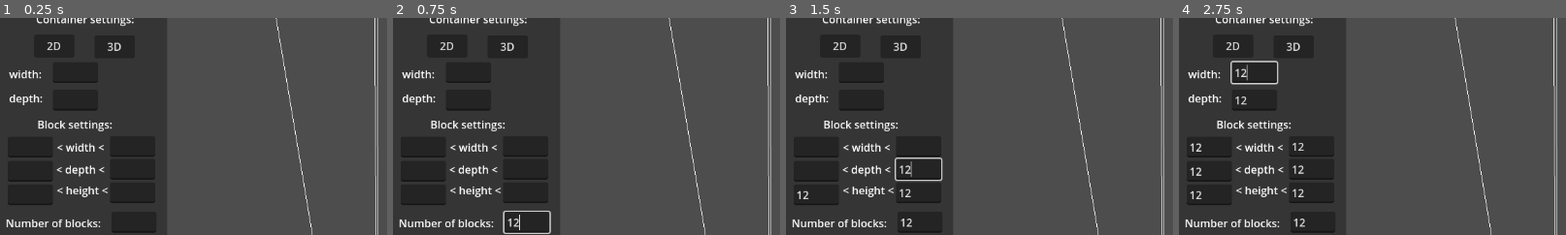
Above: before the commit, frames 1-4 (left to right).
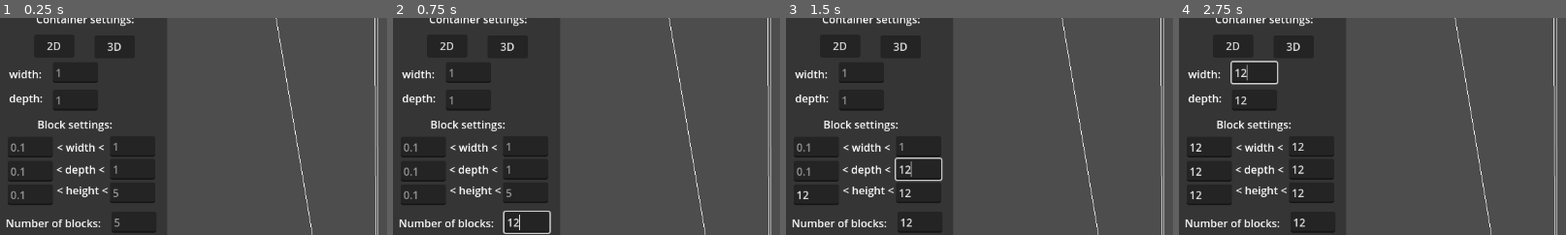
Above: after the commit, the same moments.

Repository: FilipAntonijevic/Optimal_block_packing
Game: Godot game, scene res://Scenes/Main.tscn
Same seed, same stepped clock (60 frames per second), same inputs: the game is played once before the commit and once after it.
Inputs (mouse positions are % of the whole screen's width and height, from its top left):
- Up to frame 1 (0.25 s): no input
- Up to frame 2 (0.75 s): click (17, 51) at 0.52 s; type "12" at 0.6 s
- Up to frame 3 (1.5 s): click (17, 44) at 0.75 s; type "12" at 0.83 s; click (4, 44) at 0.98 s; type "12" at 1.07 s; click (17, 38) at 1.27 s; type "12" at 1.35 s
- Up to frame 4 (2.75 s): click (4, 39) at 1.5 s; type "12" at 1.58 s; click (17, 33) at 1.73 s; type "12" at 1.82 s; click (4, 33) at 2.02 s; type "12" at 2.1 s; click (10, 22) at 2.25 s; type "12" at 2.33 s; click (10, 16) at 2.48 s; type "12" at 2.57 s
The pictures show only the part of the screen within x 0-50%, y 4-53%; the shares and areas given below are measured in that part.

The runs differ from the first frame. In frame 1, 0.4% of the frame differs, in the area x 2-32%, y 23-97%; in frame 2, 0.3%; in frame 3, 0.2%; in frame 4, nothing differs.

Commit message:
Added line edit input control into control panel.

Diff:
--- a/optimal_block_packing/Scenes/Control_panel.tscn
+++ b/optimal_block_packing/Scenes/Control_panel.tscn
@@ -1,4 +1,6 @@
-[gd_scene format=3 uid="uid://ces8862dggcmw"]
+[gd_scene load_steps=2 format=3 uid="uid://ces8862dggcmw"]
+
+[ext_resource type="Script" path="res://Scripts/Control_panel.gd" id="1_c71k3"]
 
 [node name="ControlPanel" type="Control"]
 layout_mode = 3
@@ -8,6 +10,7 @@
 offset_right = -899.0
 grow_horizontal = 2
 grow_vertical = 2
+script = ExtResource("1_c71k3")
 
 [node name="ColorRect" type="ColorRect" parent="."]
 layout_mode = 0
@@ -37,6 +40,7 @@
 offset_top = 312.0
 offset_right = 234.063
 offset_bottom = 343.0
+placeholder_text = "5"
 
 [node name="Block_max_height_line_edit" type="LineEdit" parent="."]
 layout_mode = 0
@@ -44,6 +48,7 @@
 offset_top = 268.0
 offset_right = 232.063
 offset_bottom = 299.0
+placeholder_text = "5"
 
 [node name="Block_min_height_line_edit" type="LineEdit" parent="."]
 layout_mode = 0
@@ -51,6 +56,7 @@
 offset_top = 271.0
 offset_right = 80.0625
 offset_bottom = 302.0
+placeholder_text = "0.1"
 
 [node name="Block_max_depth_line_edit" type="LineEdit" parent="."]
 layout_mode = 0
@@ -58,6 +64,7 @@
 offset_top = 233.0
 offset_right = 232.063
 offset_bottom = 264.0
+placeholder_text = "1"
 
 [node name="Block_min_depth_line_edit" type="LineEdit" parent="."]
 layout_mode = 0
@@ -65,6 +72,7 @@
 offset_top = 236.0
 offset_right = 80.0625
 offset_bottom = 267.0
+placeholder_text = "0.1"
 
 [node name="Block_max_width_line_edit" type="LineEdit" parent="."]
 layout_mode = 0
@@ -72,6 +80,7 @@
 offset_top = 199.0
 offset_right = 232.063
 offset_bottom = 230.0
+placeholder_text = "1"
 
 [node name="Block_min_width_line_edit" type="LineEdit" parent="."]
 layout_mode = 0
@@ -79,6 +88,7 @@
 offset_top = 200.0
 offset_right = 80.0625
 offset_bottom = 231.0
+placeholder_text = "0.1"
 
 [node name="Container_depth_line_edit" type="LineEdit" parent="."]
 layout_mode = 0
@@ -86,6 +96,7 @@
 offset_top = 130.0
 offset_right = 147.063
 offset_bottom = 161.0
+placeholder_text = "1"
 
 [node name="Container_width_line_edit" type="LineEdit" parent="."]
 layout_mode = 0
@@ -93,6 +104,7 @@
 offset_top = 89.0
 offset_right = 147.063
 offset_bottom = 120.0
+placeholder_text = "1"
 
 [node name="Label" type="Label" parent="."]
 layout_mode = 0
@@ -226,3 +238,22 @@
 offset_right = 221.0
 offset_bottom = 632.0
 text = "Calculate"
+
+[connection signal="text_changed" from="Number_of_blocks_line_edit" to="." method="_on_number_of_blocks_line_edit_text_changed"]
+[connection signal="text_submitted" from="Number_of_blocks_line_edit" to="." method="_on_number_of_blocks_line_edit_text_submitted"]
+[connection signal="text_changed" from="Block_max_height_line_edit" to="." method="_on_block_max_height_line_edit_text_changed"]
+[connection signal="text_submitted" from="Block_max_height_line_edit" to="." method="_on_block_max_height_line_edit_text_submitted"]
+[connection signal="text_changed" from="Block_min_height_line_edit" to="." method="_on_block_min_height_line_edit_text_changed"]
+[connection signal="text_submitted" from="Block_min_height_line_edit" to="." method="_on_block_min_height_line_edit_text_submitted"]
+[connection signal="text_changed" from="Block_max_depth_line_edit" to="." method="_on_block_max_depth_line_edit_text_changed"]
+[connection signal="text_submitted" from="Block_max_depth_line_edit" to="." method="_on_block_max_depth_line_edit_text_submitted"]
+[connection signal="text_changed" from="Block_min_depth_line_edit" to="." method="_on_block_min_depth_line_edit_text_changed"]
+[connection signal="text_submitted" from="Block_min_depth_line_edit" to="." method="_on_block_min_depth_line_edit_text_submitted"]
+[connection signal="text_changed" from="Block_max_width_line_edit" to="." method="_on_block_max_width_line_edit_text_changed"]
+[connection signal="text_submitted" from="Block_max_width_line_edit" to="." method="_on_block_max_width_line_edit_text_submitted"]
+[connection signal="text_changed" from="Block_min_width_line_edit" to="." method="_on_block_min_width_line_edit_text_changed"]
+[connection signal="text_submitted" from="Block_min_width_line_edit" to="." method="_on_block_min_width_line_edit_text_submitted"]
+[connection signal="text_changed" from="Container_depth_line_edit" to="." method="_on_container_depth_line_edit_text_changed"]
+[connection signal="text_submitted" from="Container_depth_line_edit" to="." method="_on_container_depth_line_edit_text_submitted"]
+[connection signal="text_changed" from="Container_width_line_edit" to="." method="_on_container_width_line_edit_text_changed"]
+[connection signal="text_submitted" from="Container_width_line_edit" to="." method="_on_container_width_line_edit_text_submitted"]
--- a/optimal_block_packing/Scenes/Main.tscn
+++ b/optimal_block_packing/Scenes/Main.tscn
@@ -1,5 +1,6 @@
-[gd_scene load_steps=4 format=3 uid="uid://cpbtn1vaj550d"]
+[gd_scene load_steps=5 format=3 uid="uid://cpbtn1vaj550d"]
 
+[ext_resource type="Script" path="res://Scripts/Main.gd" id="1_7ufkm"]
 [ext_resource type="PackedScene" uid="uid://ces8862dggcmw" path="res://Scenes/Control_panel.tscn" id="1_16o5s"]
 [ext_resource type="PackedScene" uid="uid://dganlbgu1scp2" path="res://Scenes/Container.tscn" id="1_eyrhx"]
 [ext_resource type="PackedScene" uid="uid://c0ii8ntaoejcr" path="res://Scenes/Block_storage.tscn" id="2_1vtf4"]
@@ -11,6 +12,7 @@
 anchor_bottom = 1.0
 grow_horizontal = 2
 grow_vertical = 2
+script = ExtResource("1_7ufkm")
 
 [node name="SubViewportContainer" type="SubViewportContainer" parent="."]
 layout_mode = 0
--- /dev/null
+++ b/optimal_block_packing/Scripts/Control_panel.gd
@@ -0,0 +1,109 @@
+extends Node
+
+
+@export var container_width : float = 1
+@export var container_depth : float = 1
+
+@export var block_min_width : float = 0.1
+@export var block_max_width : float = 1
+@export var block_min_depth : float = 0.1
+@export var block_max_depth : float = 1
+@export var block_min_height : float = 0.1
+@export var block_max_height : float = 5
+
+@export var number_of_blocks : int = 1
+
+func _ready() -> void:
+	pass
+
+
+func _on_container_width_line_edit_text_submitted(new_text: String) -> void:
+	if new_text.to_float() < 1:
+		container_width = 1
+		$Container_width_line_edit.text = str(container_width)
+	else:
+		container_width = new_text.to_float()
+	$Block_max_width_line_edit.text = str(container_width)
+	block_max_width = container_width
+	if $Block_min_width_line_edit.text.to_float() > container_width:
+		block_min_width = container_width
+		$Block_min_width_line_edit.text = str(block_min_width)
+
+func _on_container_depth_line_edit_text_submitted(new_text: String) -> void:
+	if new_text.to_float() < 1:
+		container_depth = 1
+		$Container_depth_line_edit.text = str(container_depth)
+	else:
+		container_depth = new_text.to_float()
+	$Block_max_depth_line_edit.text = str(container_depth)
+	block_max_depth = container_depth
+	if $Block_max_depth_line_edit.text.to_float() > container_depth:
+		block_min_depth = container_depth
+		$Block_max_depth_line_edit.text = str(block_min_depth)
+
+func _on_block_min_width_line_edit_text_submitted(new_text: String) -> void:
+	var parsed = new_text.to_float()
+	if parsed > container_width:
+		parsed = container_width
+	if parsed < 0.01:
+		parsed = 0.01
+	if parsed > block_max_width:
+		parsed = block_max_width
+	block_min_width = parsed
+	$Block_min_width_line_edit.text = str(parsed)
+
+func _on_block_max_width_line_edit_text_submitted(new_text: String) -> void:
+	var parsed = new_text.to_float()
+	if parsed > container_width:
+		parsed = container_width
+	if parsed < 0.01:
+		parsed = 0.01
+	if parsed < block_min_width:
+		parsed = block_min_width
+	block_max_width = parsed
+	$Block_max_width_line_edit.text = str(parsed)
+
+func _on_block_min_depth_line_edit_text_submitted(new_text: String) -> void:
+	var parsed = new_text.to_float()
+	if parsed > container_depth:
+		parsed = container_depth
+	if parsed < 0.01:
+		parsed = 0.01
+	if parsed > block_max_depth:
+		parsed = block_max_depth
+	block_min_depth = parsed
+	$Block_min_depth_line_edit.text = str(parsed)
+
+func _on_block_max_depth_line_edit_text_submitted(new_text: String) -> void:
+	var parsed = new_text.to_float()
+	if parsed > container_depth:
+		parsed = container_depth
+	if parsed < 0.01:
+		parsed = 0.01
+	if parsed < block_min_depth:
+		parsed = block_min_depth
+	block_max_depth = parsed
+	$Block_max_depth_line_edit.text = str(parsed)
+
+func _on_block_min_height_line_edit_text_submitted(new_text: String) -> void:
+	var parsed : float = new_text.to_float()
+	if parsed > block_max_height:
+		parsed = block_max_height
+	if parsed < 0.01:
+		parsed = 0.01
+	block_min_height = parsed
+	$Block_min_height_line_edit.text = str(block_min_height)
+
+func _on_block_max_height_line_edit_text_submitted(new_text: String) -> void:
+	var parsed : float = new_text.to_float()
+	if parsed < block_min_height:
+		parsed = block_min_height
+	block_max_height = parsed
+	$Block_max_height_line_edit.text = str(block_max_height)
+
+func _on_number_of_blocks_line_edit_text_submitted(new_text: String) -> void:
+	var parsed = int(new_text) if new_text.is_valid_int() else 1
+	if parsed < 1:
+		parsed = 1
+	number_of_blocks = parsed
+	$Number_of_blocks_line_edit.text = str(number_of_blocks)
--- /dev/null
+++ b/optimal_block_packing/Scripts/Main.gd
@@ -0,0 +1,14 @@
+extends Node
+
+@export var container_width : float = 1
+@export var container_height : float = 1
+
+@export var block_min_width : float = 0.1
+@export var block_max_width : float = 1
+@export var block_min_depth : float = 0.1
+@export var block_max_depth : float = 1
+@export var block_min_height : float = 0.1
+@export var block_max_height : float = 5
+
+func _ready() -> void:
+	pass
